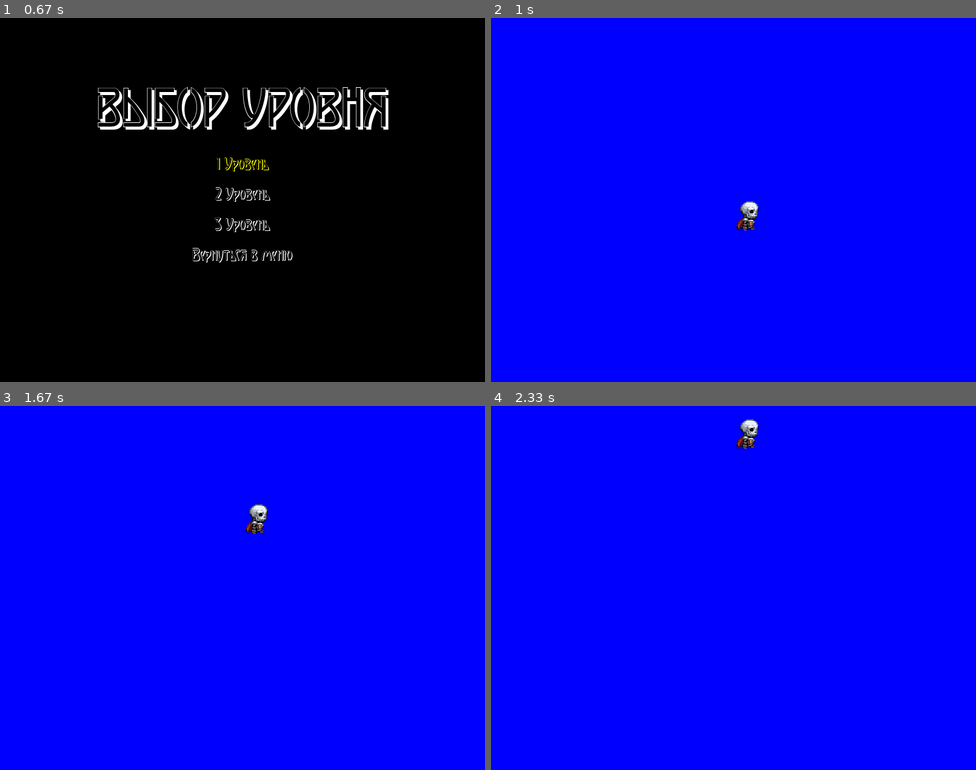
Above: before the commit, frames 1-4 (two rows, left to right).
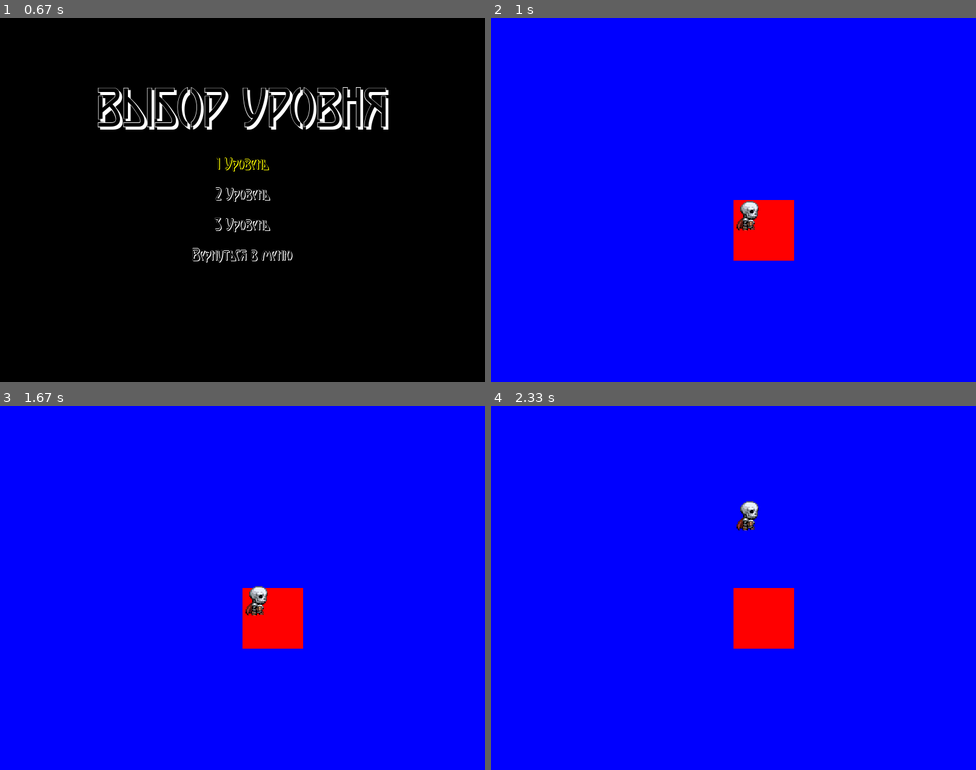
Above: after the commit, the same moments.

Repository: Asteraceaeaa/pygame-proj
Game: pygame game, started from proj/main.py
The game is run twice, just before and just after one commit, with the same random seed, the same clock (stepped at 60 frames per second) and the same inputs.
Inputs:
- Up to frame 1 (0.67 s): tap Enter at 0.33 s
- Up to frame 2 (1 s): tap Enter at 0.67 s
- Up to frame 3 (1.67 s): hold Esc 1-1.47 s; hold Up 1-1.47 s; tap Enter at 1.5 s
- Up to frame 4 (2.33 s): hold Up 1.83-2.3 s

Frame 1 is identical in both runs. In frame 2, 1.8% of the frame differs, in the area x 50-63%, y 50-67%; in frame 3, 2.3%; in frame 4, 2.6%, in the area x 50-63%, y 3-67%.

Commit message:
Added pause menu

Diff:
--- a/LastRunning(log).txt
+++ b/LastRunning(log).txt
@@ -1 +1,2 @@
 File /home/asterwace/asterwace/Учеба/schedule-OOP/proj/main.py launched by asterwace-lp at 12.05.2026  01:52:39
+File /home/asterwace/asterwace/Учеба/schedule-OOP/proj/main.py launched by asterwace-lp at 12.05.2026  03:17:36
--- a/proj/LastRunning(log).txt
+++ b/proj/LastRunning(log).txt
@@ -49,3 +49,12 @@
 File /home/asterwace/asterwace/Учеба/schedule-OOP/proj/main.py launched by asterwace-lp at 13.05.2026  18:12:04
 File /home/asterwace/asterwace/Учеба/schedule-OOP/proj/main.py launched by asterwace-lp at 13.05.2026  18:13:56
 File /home/asterwace/asterwace/Учеба/schedule-OOP/proj/main.py launched by asterwace-lp at 13.05.2026  18:14:16
+File /home/asterwace/asterwace/Учеба/schedule-OOP/proj/main.py launched by asterwace-lp at 13.05.2026  18:15:45
+File /home/asterwace/asterwace/Учеба/schedule-OOP/proj/main.py launched by asterwace-lp at 17.05.2026  21:39:01
+File /home/asterwace/asterwace/Учеба/schedule-OOP/proj/main.py launched by asterwace-lp at 17.05.2026  22:06:54
+File /home/asterwace/asterwace/Учеба/schedule-OOP/proj/main.py launched by asterwace-lp at 17.05.2026  23:03:52
+File /home/asterwace/asterwace/Учеба/schedule-OOP/proj/main.py launched by asterwace-lp at 17.05.2026  23:20:01
+File /home/asterwace/asterwace/Учеба/schedule-OOP/proj/main.py launched by asterwace-lp at 17.05.2026  23:20:28
+File /home/asterwace/asterwace/Учеба/schedule-OOP/proj/main.py launched by asterwace-lp at 17.05.2026  23:22:33
+File /home/asterwace/asterwace/Учеба/schedule-OOP/proj/main.py launched by asterwace-lp at 17.05.2026  23:24:58
+File /home/asterwace/asterwace/Учеба/schedule-OOP/proj/main.py launched by asterwace-lp at 17.05.2026  23:26:33
--- a/proj/main.py
+++ b/proj/main.py
@@ -32,11 +32,13 @@
 
 running = True
 state = 0
-states = ["МЕНЮ", "ВЫБОР УРОВНЯ", ["Уровень 1", "Уровень 2", "Уровень 3"], ["Вы проиграли!", "Пауза"]]
+states = ["МЕНЮ", "ВЫБОР УРОВНЯ", ["Уровень 1", "Уровень 2", "Уровень 3"], ["Вы проиграли!", "Пауза", "Вы выиграли!"]]
 cur_level = 0
+
 while running:
 
     if state == 0:
+        # MENU
         print(f"Текущий статус: {states[state]}")
         menu = True
 
@@ -64,7 +66,6 @@
                             print("Exit...")
 
 
-
             screen.fill("Black")
 
             WIDTH_RESIZABLE = screen.get_width()
@@ -113,6 +114,8 @@
 
                         # print(selected)
 
+
+            # Отрисовка
             screen.fill("Black")
 
             WIDTH_RESIZABLE = screen.get_width()
@@ -138,32 +141,97 @@
         game = True
         alive = True
 
-
-        # Позиция персонажа
-        hero_x = WIDTH // 2
-        hero_y = HEIGHT // 2
+        # Переменные для паузы (добавьте в начало игры)
+        pause = False
+        pause_selected = 0
+        pause_options = ["Продолжить", "Начать заново", "Выйти в меню"]
+
+
+        hero_x = screen.get_width() // 2
+        hero_y = screen.get_height() // 2
         hero_speed = 5
         facing_right = True  # True - смотрит вправо, False - влево
 
-        # Загрузи изображения ДО цикла (не внутри!)
         hero_right_img = pg.image.load("assets/hero/frame_028.png")
         hero_left_img = pg.image.load("assets/hero/frame_016.png")
-        hero_right_img = pg.transform.scale(hero_right_img, (50, 50))  # подгони размер
+        hero_right_img = pg.transform.scale(hero_right_img, (50, 50))
         hero_left_img = pg.transform.scale(hero_left_img, (50, 50))
 
+        enemy = pg.Surface((100, 100))
+        enemy.fill("Red")
+
         while game:
-            pause = False
+            # Вместо вашего пустого while pause:
+            WIDTH_RESIZABLE = screen.get_width()
+            HEIGHT_RESIZABLE = screen.get_height()
+
+            # В игровом цикле замените пустой while pause на:
+            if pause:
+                # Рисуем затемненный фон
+                dark_overlay = pg.Surface((WIDTH_RESIZABLE, HEIGHT_RESIZABLE))
+                dark_overlay.set_alpha(180)
+                dark_overlay.fill((0, 0, 0))
+                screen.blit(dark_overlay, (0, 0))
+
+                # Заголовок "ПАУЗА"
+                pause_title = font_b.render("ПАУЗА", True, "Yellow")
+                title_rect = pause_title.get_rect(center=(WIDTH_RESIZABLE//2, HEIGHT_RESIZABLE//4))
+                screen.blit(pause_title, title_rect)
+
+                # Отрисовка пунктов меню паузы
+                for i, option in enumerate(pause_options):
+                    color = "Yellow" if i == pause_selected else "White"
+                    text = font_s.render(option, True, color)
+                    rect = text.get_rect(center=(WIDTH_RESIZABLE//2, HEIGHT_RESIZABLE//2 + i * 60))
+                    screen.blit(text, rect)
+
+                # Обработка событий в меню паузы
+                for event in pg.event.get():
+                    if event.type == pg.QUIT:
+                        running = False
+                        game = False
+                        pause = False
+
+                    if event.type == pg.KEYDOWN:
+                        if event.key == pg.K_UP:
+                            pause_selected = (pause_selected - 1) % len(pause_options)
+                        elif event.key == pg.K_DOWN:
+                            pause_selected = (pause_selected + 1) % len(pause_options)
+                        elif event.key == pg.K_RETURN:
+                            if pause_selected == 0:  # Продолжить
+                                pause = False
+                            elif pause_selected == 1:  # Начать заново
+                                # Сброс игры
+                                hero_x = WIDTH // 2
+                                hero_y = HEIGHT // 2
+                                pause = False
+                                # Здесь сбросить все переменные уровня
+                            elif pause_selected == 2:  # Выйти в меню
+                                state = 0
+                                game = False
+                                pause = False
+                        elif event.key == pg.K_ESCAPE:  # Выход из паузы по ESC
+                            pause = False
+
+                pg.display.flip()
+                clock.tick(60)
+                continue  # Пропускаем остальную логику игры в этом кадре
+
+
 
             for event in pg.event.get():
                 if event.type == pg.QUIT:
-                    game == False
+                    game = False
                     running = False
                     state = 0
 
-                if event.type == pg.K_ESCAPE:
-                    pause = True
-                    substate = 2
-
+                if event.type == pg.KEYDOWN:
+                    if event.key == pg.K_ESCAPE:
+                        pause = True
+                        # substate = 2
+
+
+            """Логика управления"""
             keys = pg.key.get_pressed()
             if keys[pg.K_LEFT]:
                 hero_x -= hero_speed
@@ -176,11 +244,14 @@
             if keys[pg.K_DOWN]:
                 hero_y += hero_speed
 
-                """Логика управления"""
-
             """Логика уровня"""
 
+
+
+
             screen.fill("Blue")
+
+            screen.blit(enemy, (WIDTH_RESIZABLE//2, HEIGHT_RESIZABLE//2))
 
             if facing_right:
                 screen.blit(hero_right_img, (hero_x, hero_y))
@@ -195,11 +266,6 @@
 
             pg.display.flip()  # <-- ОБЯЗАТЕЛЬНО добавь
             clock.tick(60)     # <-- ОБЯЗАТЕЛЬНО добавь
-
-            while pause:
-                    pass
-
-
 
 
     if state == 3:
@@ -249,7 +315,4 @@
             clock.tick(60)
 
 
-
-
-
 pg.quit()
Not shown, changed: .gitignore
